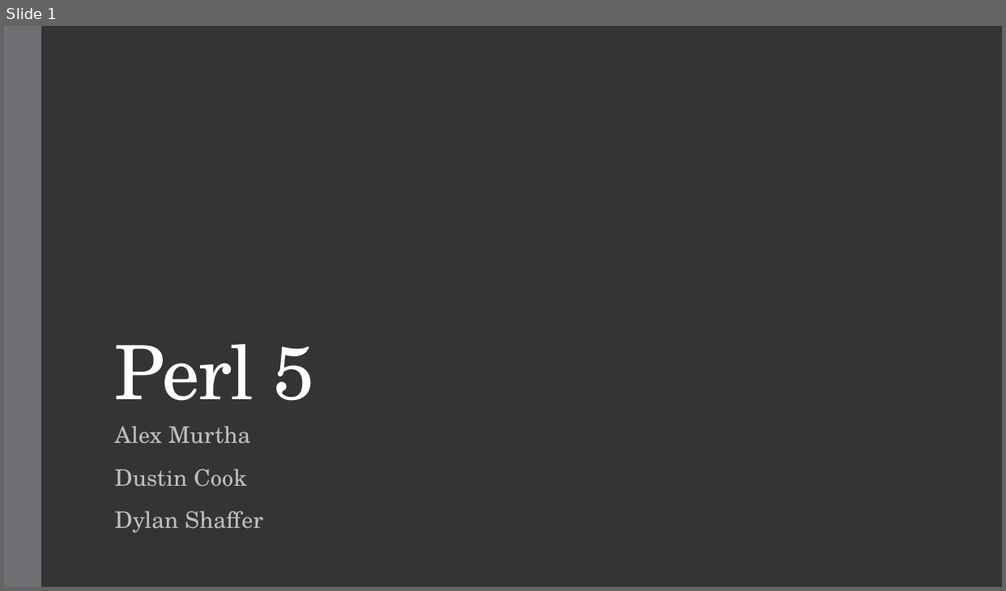
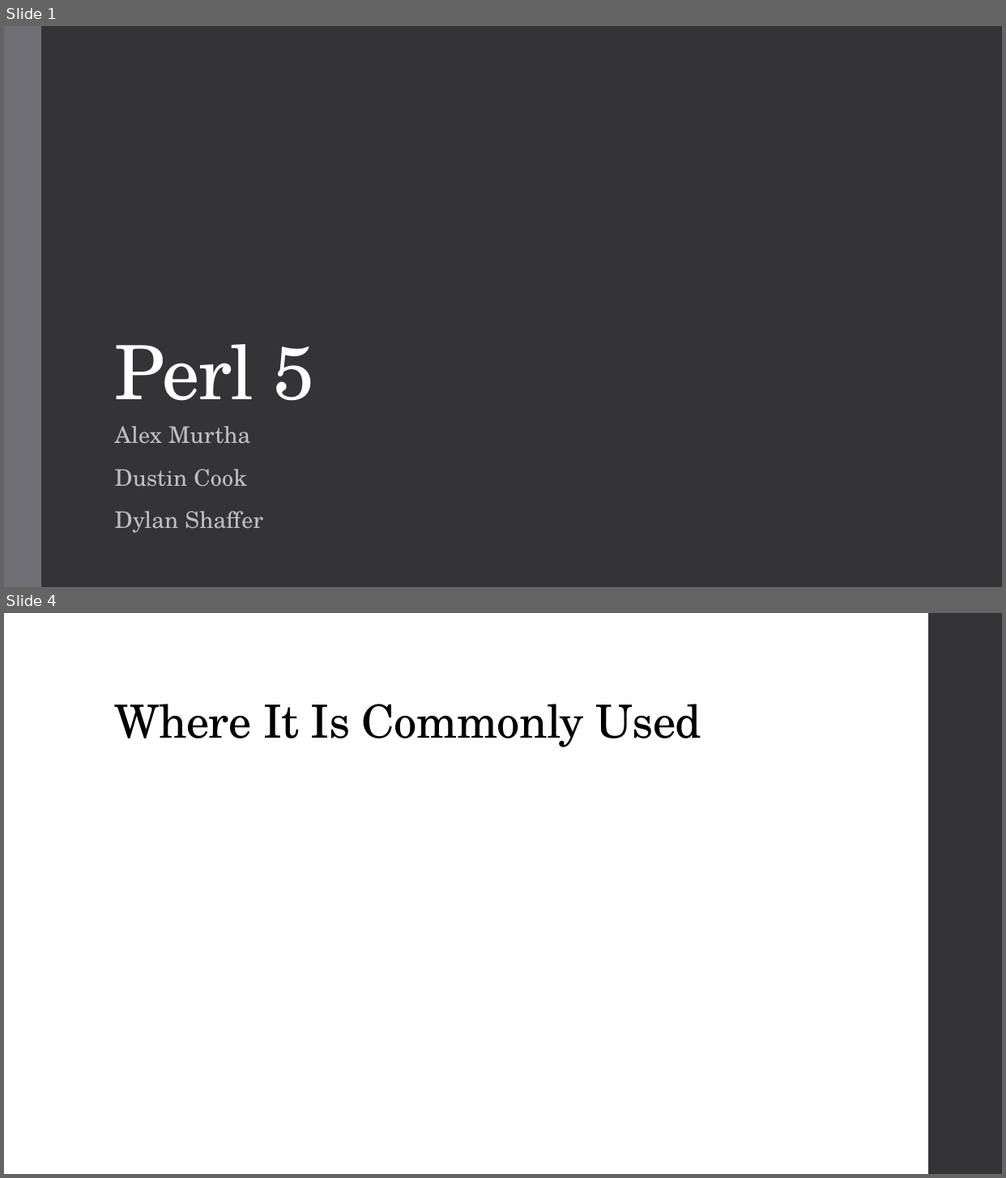
Before and after one commit to dustinc555/csc416-Project, a slide deck: Pitch materials/Pitch.pptx. Shown one above the other, each under a label of ours: slide 1 before the commit, slides 1 and 4 after it; the slides between them are not shown. The pictures are 1006x591 and 1006x1178 pixels, drawn with LibreOffice and Linux fonts; fonts in the diff are those of the drawing. Boxes give left, top, right and bottom in pixels: in the first picture for what was removed or moved away, otherwise in the second. Text is boxed around its words. In the diff, an @@ line names an element or a change of style, - is before the commit and + after.

```diff
--- a/Pitch materials/Pitch.pptx
+++ b/Pitch materials/Pitch.pptx
@@ slide 4 added at (4, 613, 1002, 1174), background #FFFFFF @@
@@ rectangle added at (928, 613, 1002, 1174), fill #353537 @@
@@ title added at (115, 704, 701, 747), 44 pt, text #000000 @@
+Where It Is Commonly Used
```
Also in this commit, not shown: 7 other slides added.
